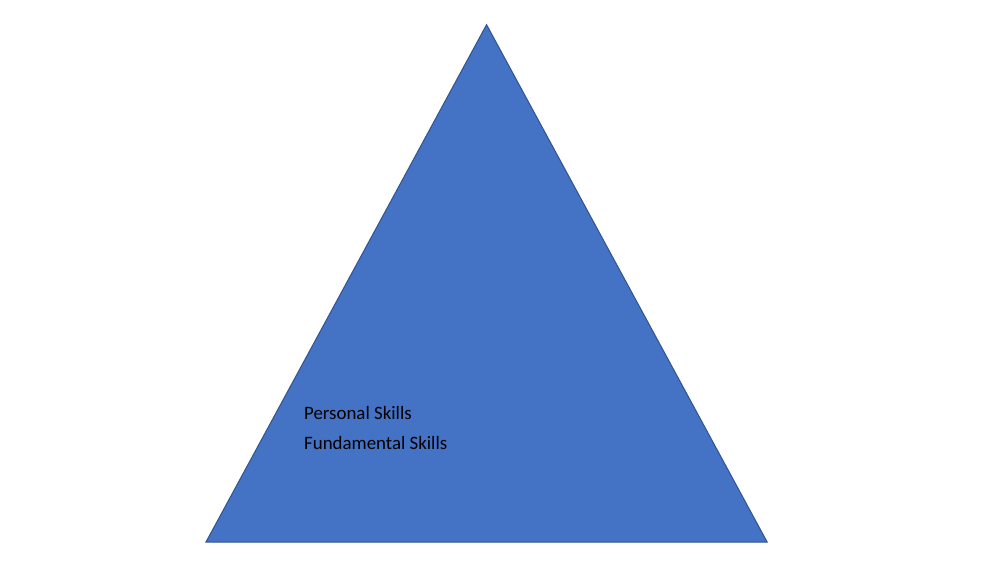
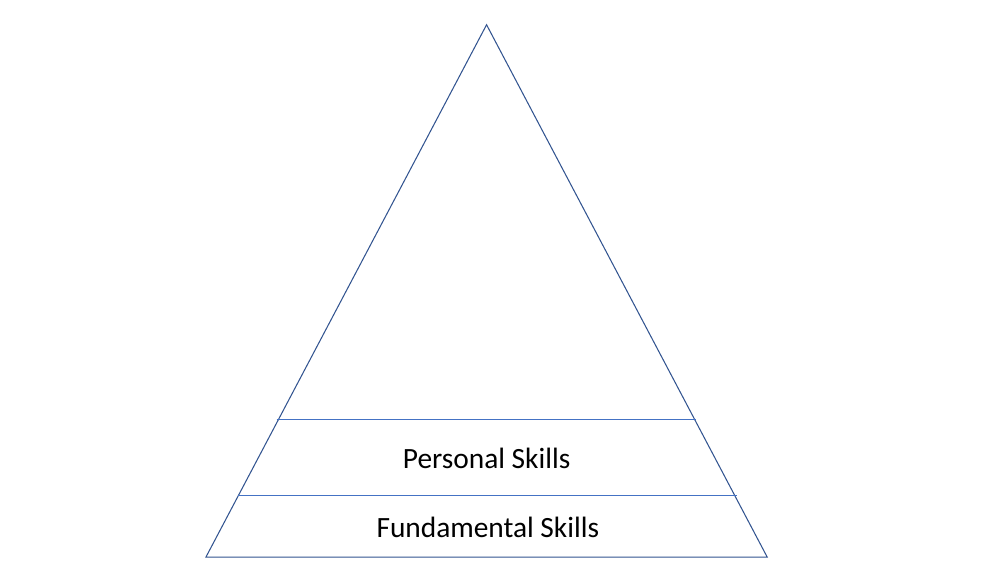
Before and after one commit to VladimirMakarevich/presentations, a slide deck: slide 7 of softskills/self management/self_management.pptx (slide 6 before the commit). Drawn at 1008x567 pixels with LibreOffice and Linux fonts; fonts in the diff are those of the drawing. Boxes give left, top, right and bottom in pixels: in the first picture for what was removed or moved away, otherwise in the second. Text is boxed around its words. In the diff, an @@ line names an element or a change of style, - is before the commit and + after.

```diff
--- a/softskills/self management/self_management.pptx
+++ b/softskills/self management/self_management.pptx
@@ triangle resized from (x1=206, y1=25, x2=768, y2=542) to (x1=206, y1=25, x2=768, y2=557) @@
@@ triangle at (x1=206, y1=25, x2=768, y2=557): fill #4472C4 to none @@
@@ line added from (277, 420) to (696, 420), #4472C4 0.5 pt @@
@@ text "Personal Skills" moved from (x1=304, y1=406, x2=412, y2=419) to (x1=403, y1=447, x2=571, y2=469) @@
@@ text "Personal Skills" at (x1=403, y1=447, x2=571, y2=469): size 18 to 28 pt; alignment left to centre @@
@@ line added from (238, 495) to (738, 495), #4472C4 0.5 pt @@
@@ text "Fundamental Skills" at (x1=377, y1=516, x2=599, y2=538): size 18 to 28 pt; alignment left to centre @@
@@ text "Fundamental Skills" moved from (x1=304, y1=436, x2=448, y2=449) to (x1=377, y1=516, x2=599, y2=538) @@
```
Also in this commit, not shown: 4 other slides changed, 8 slides added, 3 slides removed, 2 other files.
